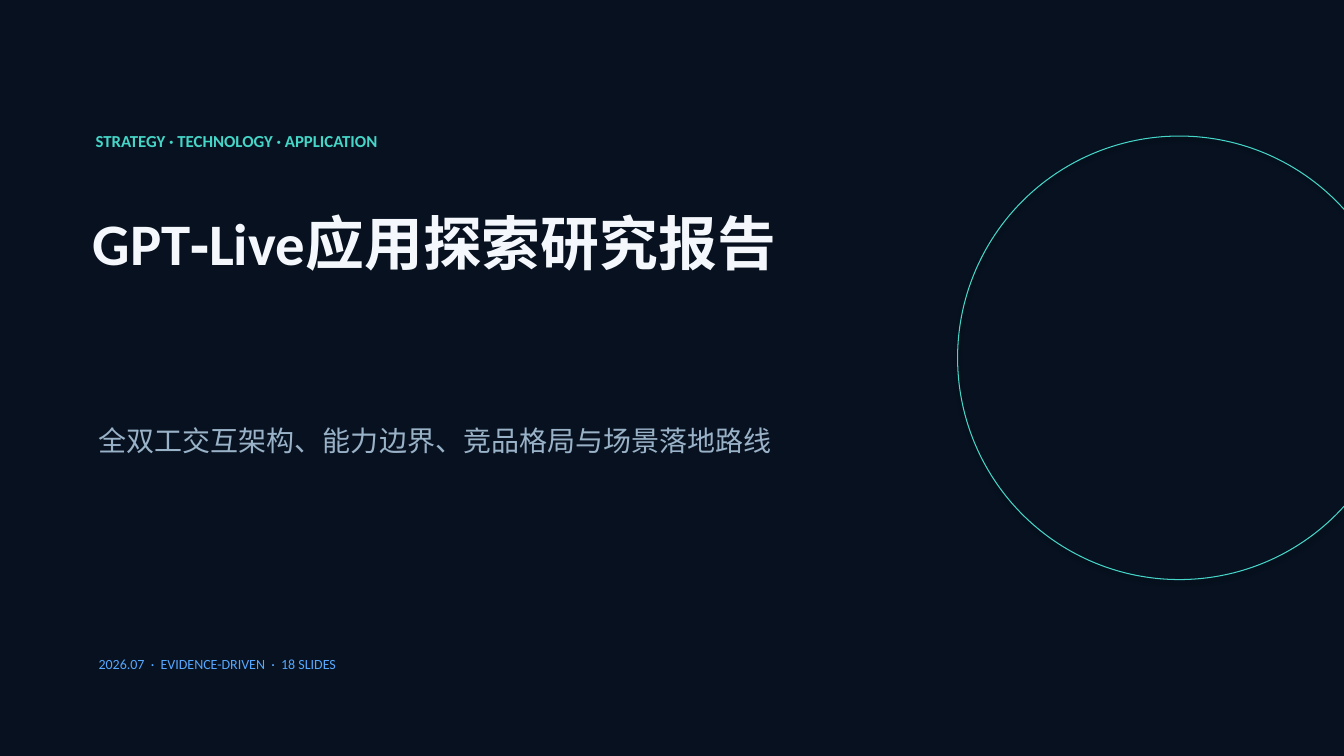
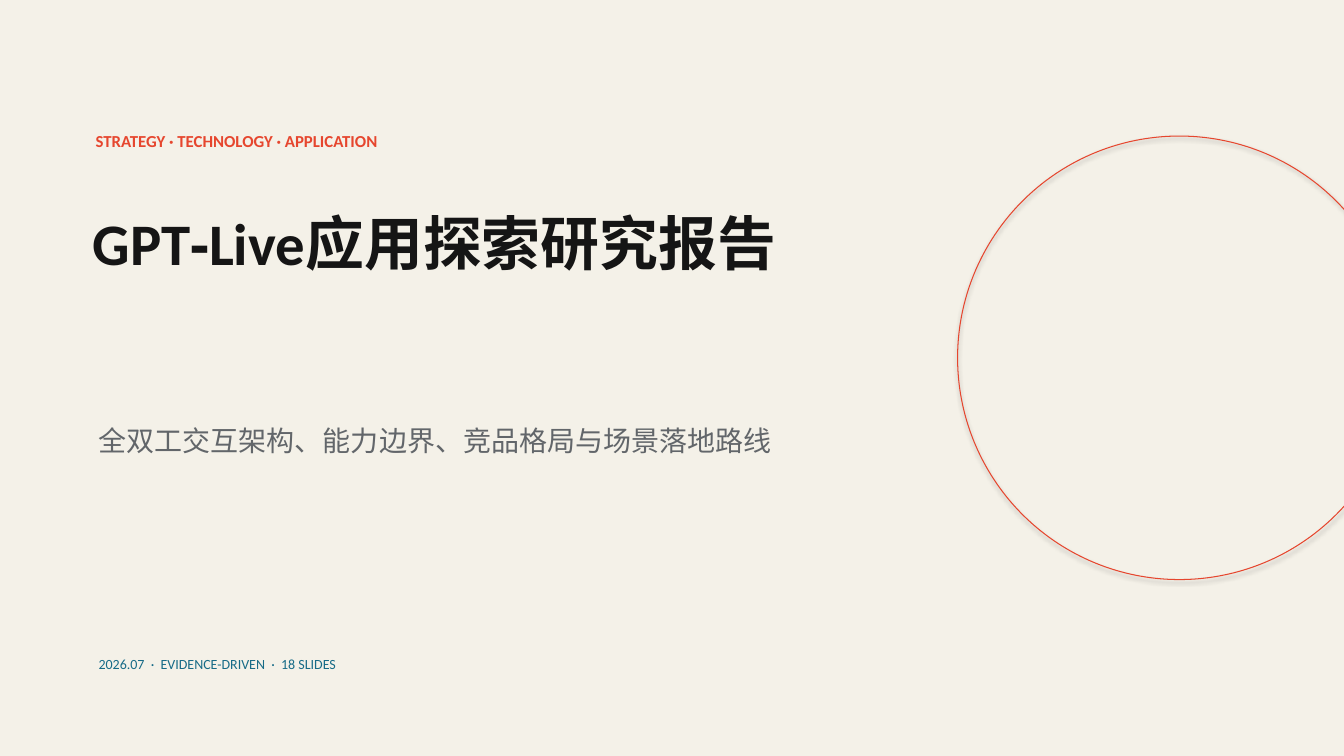
Before and after one commit to sushioo170506-ship-it/northstar, a slide deck: slide 1 of outputs/gpt-live-application-research/gpt-live-deck.pptx. Drawn at 1344x756 pixels with LibreOffice and Linux fonts; fonts in the diff are those of the drawing. Boxes give left, top, right and bottom in pixels: in the first picture for what was removed or moved away, otherwise in the second. Text is boxed around its words. In the diff, an @@ line names an element or a change of style, - is before the commit and + after.

```diff
--- a/outputs/gpt-live-application-research/gpt-live-deck.pptx
+++ b/outputs/gpt-live-application-research/gpt-live-deck.pptx
@@ background #07111F to #F4F1E8 @@
@@ text "STRATEGY · TECHNOLOGY · APPLICATION" at (96, 136, 377, 147): text colour #46D6C8 to #E6462E @@
@@ ellipse at (958, 136, 1344, 580): outline #46D6C8 0.75 pt to #E6462E 0.75 pt @@
@@ text "GPT‑Live应用探索研究报告" at (93, 226, 191, 266): text colour #F4F8FC to #151515 @@
@@ text "全双工交互架构、能力边界、竞品格局与场景落地路线" at (99, 427, 772, 453): text colour #9AB2C8 to #62666A @@
@@ text "2026.07 · EVIDENCE-DRIVEN · 18 ..." at (99, 659, 335, 669): text colour #55A7FF to #176B87 @@
```
Also in this commit, not shown: 17 other slides changed, 6 other files.
